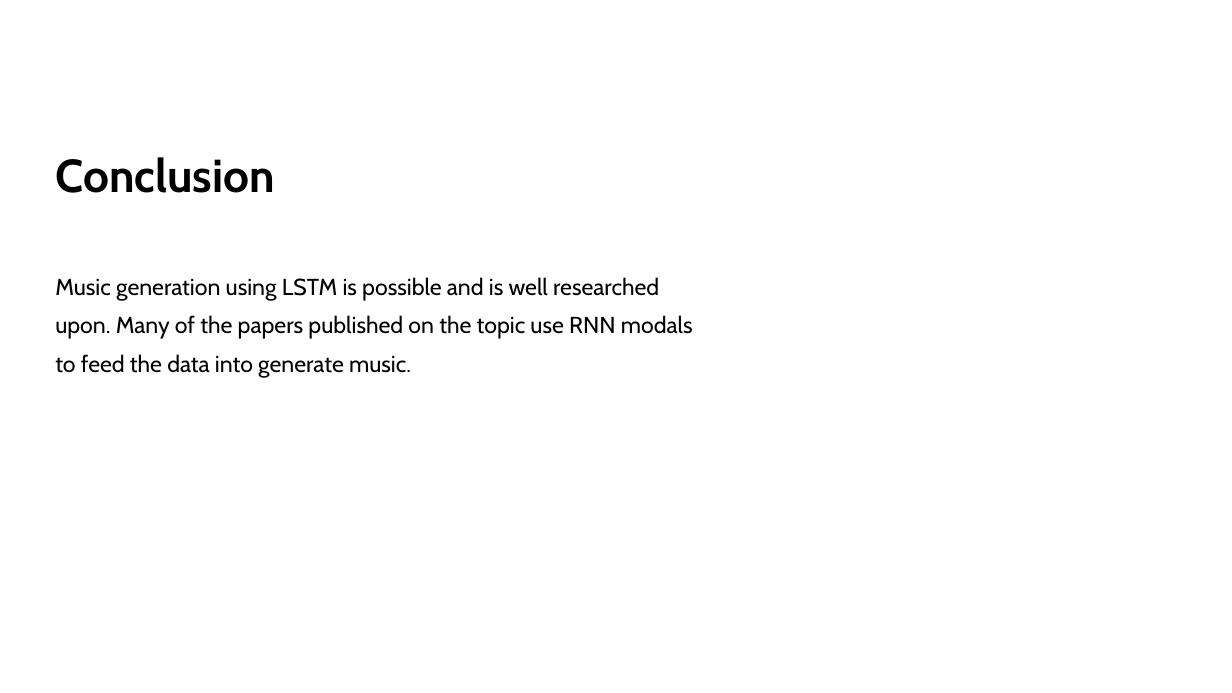
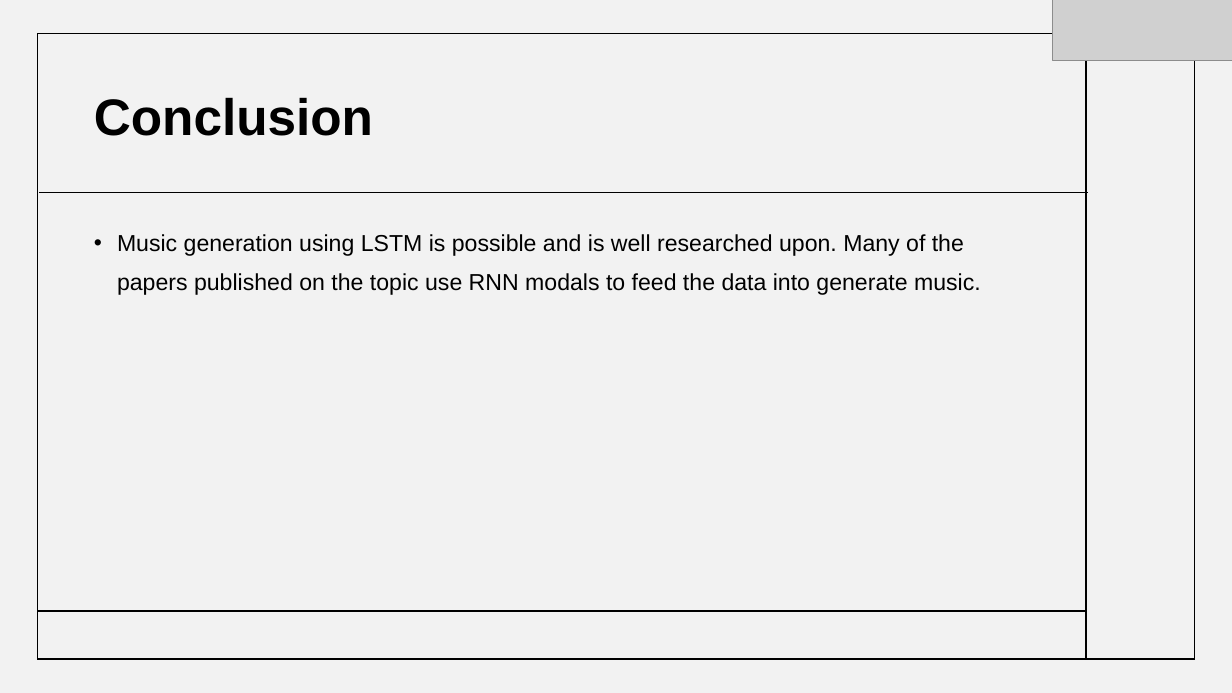
Before and after one commit to 2010030151-satya/Music-generation, a slide deck: slide 13 of presentations/aids_review1.pptx (slide 12 before the commit). Drawn at 1232x693 pixels with LibreOffice and Linux fonts; fonts in the diff are those of the drawing; grey boxes stand for pictures. Boxes give left, top, right and bottom in pixels: in the first picture for what was removed or moved away, otherwise in the second. Text is boxed around its words. In the diff, an @@ line names an element or a change of style, - is before the commit and + after.

```diff
--- a/presentations/aids_review1.pptx
+++ b/presentations/aids_review1.pptx
@@ rectangle added at [0, 0, 1232, 693], fill #000000 at 5% opacity @@
@@ picture added at [1053, 0, 1232, 60] @@
@@ rectangle added at [37, 34, 1195, 660], outline #000000 1 pt @@
@@ title "Conclusion": place and size @@
-title "Conclusion" at [55, 157, 274, 193]
+title "Conclusion" at [94, 97, 373, 136]
@@ title "Conclusion" at [94, 97, 373, 136]: size 36 to 40 pt, font Cabin to Arial; line spacing 46pt to 0.9 @@
@@ line added from (1086, 34) to (1086, 659), #000000 1 pt @@
@@ line added from (39, 192) to (1088, 192), #000000 1 pt @@
@@ text "Music generation using LSTM is ...": place and size @@
-text "Music generation using LSTM is ..." at [55, 277, 693, 378]
+text "Music generation using LSTM is ..." at [117, 234, 981, 295]
@@ text "Music generation using LSTM is ..." at [117, 234, 981, 295]: font Cabin to Arial; bullet none to •; line spacing 30pt to 1.4; more space between paragraphs @@
@@ line added from (38, 611) to (1086, 611), #000000 1 pt @@
```
Also in this commit, not shown: 13 other slides changed, 1 slide added, 2 other files.
